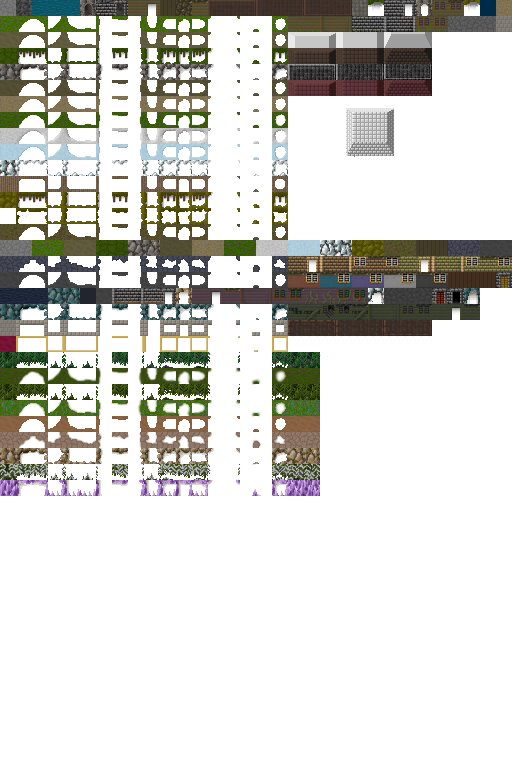
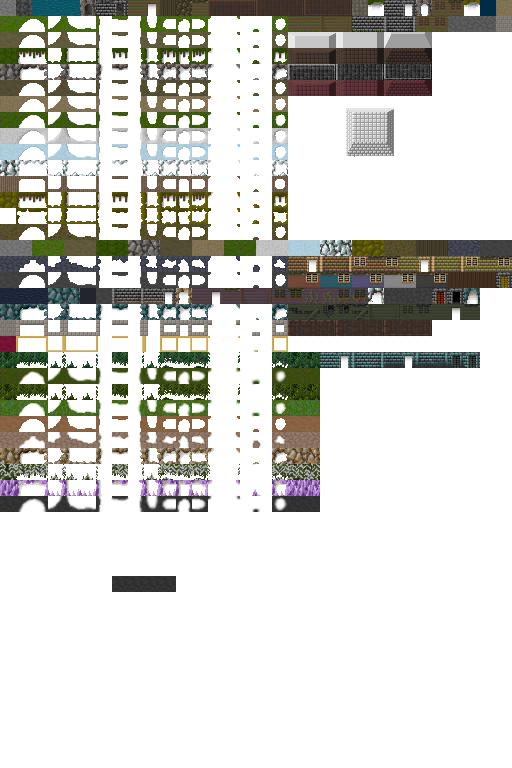
The second (512, 768) image is a revision of the first. Changes to its layers:
painted on "foreground" over [0, 336, 480, 592]
